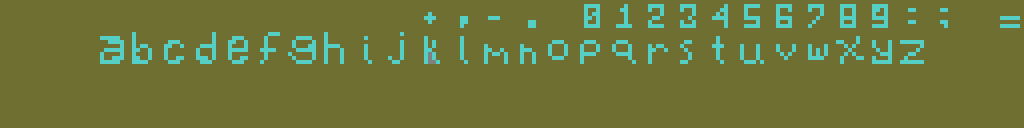
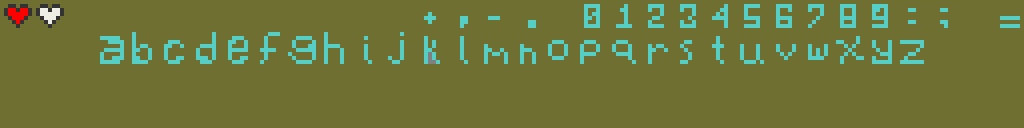
Comparing the layer stacks of the two 1024×128 images. Changes:
added layer "Pasted Layer" above "Background" over [4, 4, 64, 28]
